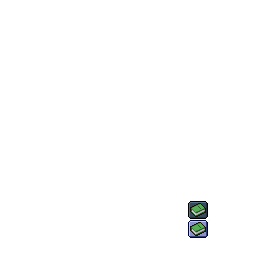
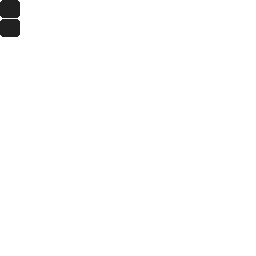
Before/after of a 256 x 256 layered artwork. What changed in the layer stack:
hid "레이어 1 복사" over (x1=188, y1=201, x2=210, y2=238)
added layer "레이어 2" above "레이어 1" over (x1=0, y1=0, x2=210, y2=238)
showed "레이어 1", painted on it, unmasked it over (x1=0, y1=0, x2=22, y2=37)
